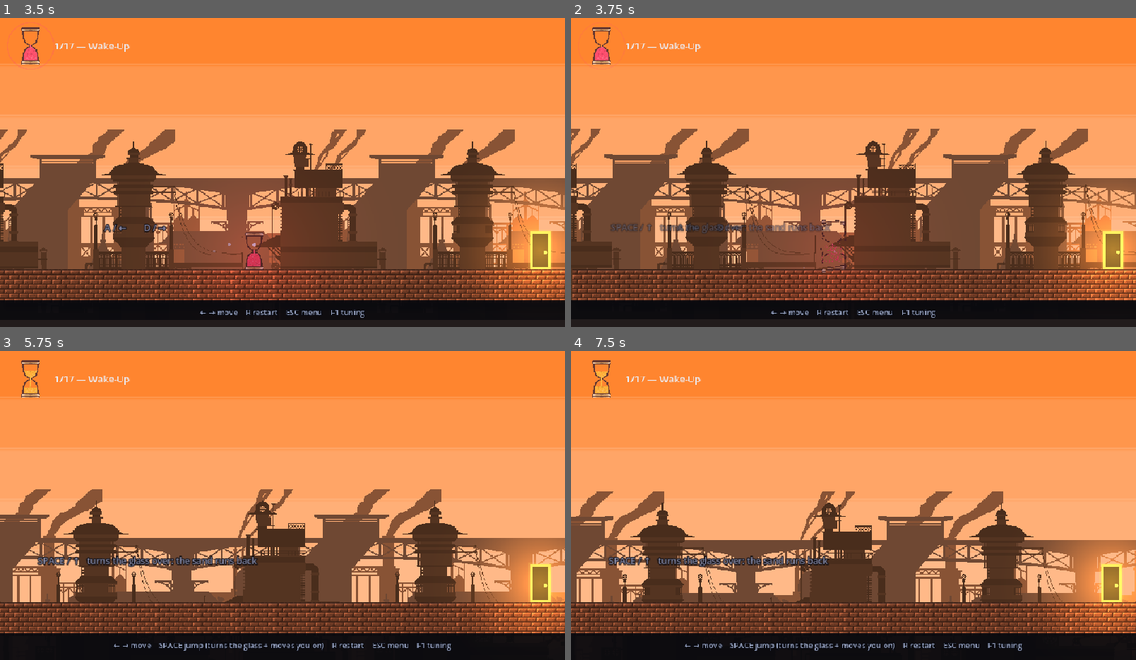
Above: before the commit, frames 1-4 (two rows, left to right).
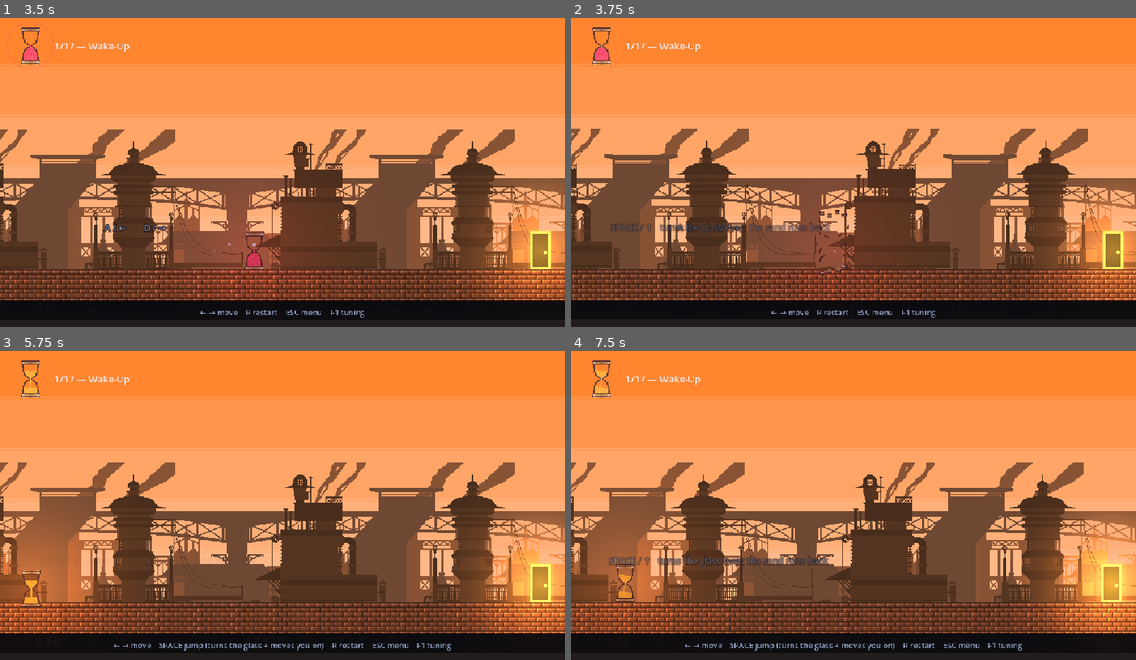
Above: after the commit, the same moments.

Repository: Athryell/GMTK-Game-Jam-2026
Game: Godot game, scene res://scenes/main.tscn
Same seed, same stepped clock (60 frames per second), same inputs: the game is played once before the commit and once after it. Sound files missing from this copy of the repository are replaced by a short silence.
Inputs:
- Up to frame 1 (3.5 s): tap Enter at 0.5 s; hold Right (move_right) 0.53-2.03 s; tap Space (jump) at 0.77, 1.52, 3.02 s; hold Left (move_left) 2.03-2.78 s; hold Right (move_right) from 2.78 s (still down)
- Up to frame 2 (3.75 s): keep holding Right (move_right)
- Up to frame 3 (5.75 s): tap Space (jump) at 3.77, 4.52 s; tap R (restart) at 4.15 s; release Right (move_right) at 4.28 s; hold Left (move_left) 4.28-5.03 s; hold Right (move_right) from 5.03 s (still down)
- Up to frame 4 (7.5 s): release Right (move_right) at 5.78 s; hold Left (move_left) 5.78-7.28 s; tap Space (jump) at 6.02, 6.77 s; hold Right (move_right) from 7.28 s (still down)

Frame 1 is identical in both runs. In frame 2, 0.2% of the frame differs, in the area x 43-50%, y 62-84%; in frame 3, 30%; in frame 4, 30%, in the area x 0-100%, y 5-92%.

Commit message:
Revert "Give the break and the spill time to be seen"
This reverts commit 9855b5489d5c8e993b3e0a9eda074da983026b76.

Diff:
--- a/hourglass_hero_godot/scripts/entities/player.gd
+++ b/hourglass_hero_godot/scripts/entities/player.gd
@@ -223,15 +223,8 @@
 	# was a half turn round, and the pieces have to start there too.
 	Burst.shatter(get_parent(), global_position, _visual.body_size, Palette.GLASS, life,
 		pull < 0.0)
-	# Where the spilled sand comes to rest: the ground the glass was standing on,
-	# which is its own feet. Only when it was standing, and only the right way up —
-	# sand falls down whatever gravity the player was under, so a glass that died
-	# in the air or on a ceiling has nothing under it to land on.
-	var ground := INF
-	if is_on_floor() and pull > 0.0:
-		ground = global_position.y + _visual.body_size.y * 0.5
 	Burst.spill(get_parent(), global_position, Palette.sand(Game.danger()),
-		full / (chambers.size() / 2.0), life, ground)
+		full / (chambers.size() / 2.0), life)
 	_visual.hide()
 	Audio.sfx("death")
 
--- a/hourglass_hero_godot/scripts/fx/burst.gd
+++ b/hourglass_hero_godot/scripts/fx/burst.gd
@@ -20,42 +20,13 @@
 const SPIN := 7.0
 
 ## Grains spilled by a completely full hourglass.
-##
-## A grain is one world px, the size it was in the bulb, so the spill only reads
-## as sand if there is a MASS of it: a few dozen single pixels scatter into
-## nothing before the eye has found them. This is roughly what a full glass holds
-## on screen, and it is meant to be — what pours out is what was in there.
-const GRAINS_FULL := 170
-
-## How far the spill is thrown, in px/s, and how wide. Deliberately slower than a
-## landing's chips: sand that is fired out of the frame in three frames is sand
-## nobody sees fall. It wants to lift, hang, and come down inside the pause.
-const SPILL_SPEED := 74.0
-const SPILL_SPREAD := 1.2
-
-## Gravity on a grain, against [constant GRAVITY] on everything else. Sand is
-## small and slow to fall; this is also what keeps the spill on screen for the
-## length of the death pause rather than a third of it.
-const SPILL_GRAVITY := 620.0
-
-## The last fraction of the spill's life, over which it fades out. Before that the
-## sand is at full strength.
-const SPILL_FADE := 0.22
+const GRAINS_FULL := 46
 
 ## How big a piece of the player's sprite is, in art px a side. The art is 32×64,
 ## so 8 cuts it into a 4×8 grid — big enough that a piece still reads as a bit of
 ## the glass rather than as confetti, small enough that a dozen or more fly.
 const PIECE_CELL := 8
 
-## How hard the break flashes. The pieces are drawn through this, lerped back to
-## plain white — an unlit multiply — over [constant PIECE_FLASH_TIME].
-##
-## The art is a thin dark outline and two wooden caps against a dark room, and
-## broken up it is thinner still. Without a flash the moment of the break has
-## nothing loud in it at all, and the first thing the eye finds is already debris.
-const PIECE_FLASH := 2.4
-const PIECE_FLASH_TIME := 0.16
-
 ## One world px, and one art px: the grid the whole game's pixels sit on. Every
 ## death effect is snapped to it, so a flying piece or grain crosses the screen a
 ## whole pixel at a time instead of sliding smoothly between two of them.
@@ -71,13 +42,11 @@
 
 ## How long the broken glass hangs in the air before its pieces fly, in seconds.
 ##
-## Six frames of the sprite standing there in pieces, which is the whole reason
+## Four frames of the sprite standing there in pieces, which is the whole reason
 ## to break the art rather than a traced outline: for that beat the player still
-## sees themselves, cracked — the pieces have shifted a pixel apart along the way
-## they are about to go, so the cracks are open and readable. Without it the glass
-## is a cloud of debris on the frame it dies and the eye never gets to read what
-## came apart.
-const PIECE_HOLD := 0.1
+## sees themselves, cracked. Without it the glass is a cloud of debris on the
+## frame it dies and the eye never gets to read what came apart.
+const PIECE_HOLD := 0.07
 
 var kind: Kind = Kind.RING
 var colour := Color.WHITE
@@ -97,8 +66,6 @@
 var _lives: Array[float] = []
 ## PIECES only: whether the art is drawn a half turn round, because the glass was.
 var _turned := false
-## SAND only: the floor, in this node's own frame. `INF` is no floor at all.
-var _floor := INF
 
 
 ## The plane swap.
@@ -137,17 +104,9 @@
 
 ## Death, the sand half. `left` is how full the glass was, 0 to 1, and sets the
 ## grain count. Same `life` constraint as [method shatter].
-## `ground` is the world Y the grains come to rest on — the floor the glass was
-## standing on. Leave it off and they fall straight through, which is what the
-## effect used to do and the reason the spill was over before it was seen: sand
-## that lands stays on screen for the rest of the pause, in a heap, and a heap is
-## what says the glass emptied.
-static func spill(parent: Node, at: Vector2, tint: Color, left: float, life: float,
-		ground := INF) -> void:
+static func spill(parent: Node, at: Vector2, tint: Color, left: float, life: float) -> void:
 	var b := _make(parent, at, Kind.SAND, tint, life)
-	b._floor = ground - b.global_position.y
-	b._scatter(int(round(GRAINS_FULL * clampf(left, 0.0, 1.0))),
-		SPILL_SPEED, -SPILL_SPREAD, SPILL_SPREAD)
+	b._scatter(int(round(GRAINS_FULL * clampf(left, 0.0, 1.0))), 120.0, -1.3, 1.3)
 	# Spread over the body of the glass rather than issued from a single point.
 	var rng := RandomNumberGenerator.new()
 	for i in b._bits.size():
@@ -252,18 +211,11 @@
 		_piece_sizes.append(piece_size)
 		# Held as the piece's top-left, which is what gets drawn and what gets
 		# snapped: snapping a centre would move whole pixels by half of one.
-		#
-		# Opened by one pixel along the way it is about to go, so the hold shows a
-		# glass with cracks in it rather than one that merely stopped. One pixel is
-		# the smallest crack this art can have and the largest it can take without
-		# the outline coming apart before the piece has moved.
-		_bits.append(corner + Vector2(signf(away.x), signf(away.y)) * PIXEL)
+		_bits.append(corner)
 		# Lifted as well as thrown outwards, for the same reason the wedges are: a
-		# purely radial kick fires the lower half straight into the floor. Slower
-		# than the wedges' throw — these are read, not just registered, and a piece
-		# that has left the screen by the third frame is not read at all.
-		_velocities.append((away * rng.randf_range(52.0, 118.0))
-			+ Vector2(0.0, rng.randf_range(-185.0, -85.0)))
+		# purely radial kick fires the lower half straight into the floor.
+		_velocities.append((away * rng.randf_range(70.0, 165.0))
+			+ Vector2(0.0, rng.randf_range(-250.0, -110.0)))
 		_lives.append(rng.randf_range(0.72, 1.0))
 
 
@@ -286,21 +238,9 @@
 		# Broken but not yet flying — see [constant PIECE_HOLD].
 		queue_redraw()
 		return
-	var pull := SPILL_GRAVITY if kind == Kind.SAND else GRAVITY
 	for i in _bits.size():
-		# A landed grain is done; nothing moves it again.
-		if kind == Kind.SAND and _velocities[i] == Vector2.ZERO:
-			continue
-		_velocities[i] += Vector2(0.0, pull * delta)
+		_velocities[i] += Vector2(0.0, GRAVITY * delta)
 		_bits[i] += _velocities[i] * delta
-		# A grain that reaches the floor stops there and stays for the rest of the
-		# pause, a pixel or two into a heap rather than all of them on one row. Not
-		# a bounce and not sand that settles — three lines, and what they buy is the
-		# only part of the spill the eye has time to read: a heap on the ground where
-		# the glass was. Everything else has fallen out of frame by then.
-		if kind == Kind.SAND and _bits[i].y > _floor:
-			_bits[i].y = _floor - (i % 3) * PIXEL
-			_velocities[i] = Vector2.ZERO
 	for i in _angles.size():
 		_angles[i] += _spins[i] * delta
 	queue_redraw()
@@ -328,19 +268,9 @@
 			# in the bulb, coming apart, and it has to be made of the same pixels to
 			# read that way. One cell each, not a 3px blob — a grain in a bulb is one
 			# pixel, so a grain in the air is too.
-			#
-			# Held at full strength and dropped at the very end, the way the glass
-			# pieces are: sand thinning out over half a second reads as smoke, and a
-			# heap on the floor that is already half gone reads as nothing at all.
-			var grain := clampf(fade / SPILL_FADE, 0.0, 1.0)
 			for p in _bits:
-				HourglassShape.draw_grain(self, p, Color(colour, grain), PIXEL)
+				HourglassShape.draw_grain(self, p, Color(colour, fade * 0.95), PIXEL)
 		Kind.PIECES:
-			# The break, lit. A multiply above white, decaying to none: the art keeps
-			# its own colours, they are simply blown out for a sixth of a second.
-			var glare := lerpf(PIECE_FLASH, 1.0,
-				clampf(_elapsed / PIECE_FLASH_TIME, 0.0, 1.0))
-			var lit := Color(glare, glare, glare)
 			for i in _regions.size():
 				var life: float = _lives[i]
 				if t >= life:
@@ -360,10 +290,10 @@
 					# would be the same picture through a resample.
 					draw_set_transform(at + _piece_sizes[i], 0.0, Vector2(-1.0, -1.0))
 					draw_texture_rect_region(HourglassSprite.TEXTURE,
-						Rect2(Vector2.ZERO, _piece_sizes[i]), _regions[i], lit)
+						Rect2(Vector2.ZERO, _piece_sizes[i]), _regions[i])
 				else:
 					draw_texture_rect_region(HourglassSprite.TEXTURE,
-						Rect2(at, _piece_sizes[i]), _regions[i], lit)
+						Rect2(at, _piece_sizes[i]), _regions[i])
 			if _turned:
 				draw_set_transform(Vector2.ZERO, 0.0, Vector2.ONE)
 		Kind.SHARDS:
--- a/hourglass_hero_godot/scripts/game_config.gd
+++ b/hourglass_hero_godot/scripts/game_config.gd
@@ -57,12 +57,7 @@
 ## How long the "level clear" screen stays up, in s.
 @export_range(0.1, 3.0, 0.1) var level_clear_delay: float = 0.9
 ## How long the death screen stays up before the level restarts itself, in s.
-##
-## Also the whole length of the death animation — the pieces of the broken glass
-## and the spilled sand are freed with the level. At 0.6 the glass had barely come
-## apart before the restart cut it off; this is the shortest pause the break and
-## the fall both fit inside, and it is still under a second.
-@export_range(0.1, 3.0, 0.1) var death_delay: float = 0.9
+@export_range(0.1, 3.0, 0.1) var death_delay: float = 0.6
 
 @export_group("Camera")
 
